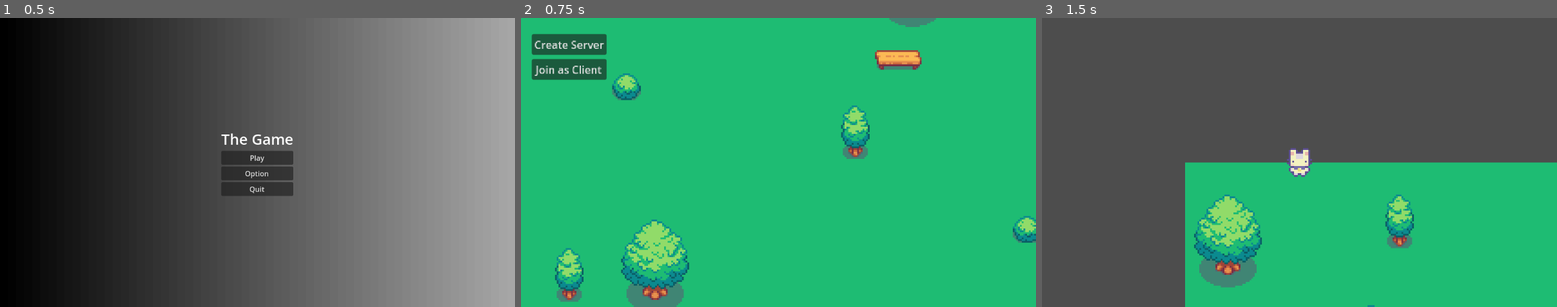
Above: before the commit, frames 1-3 (left to right).
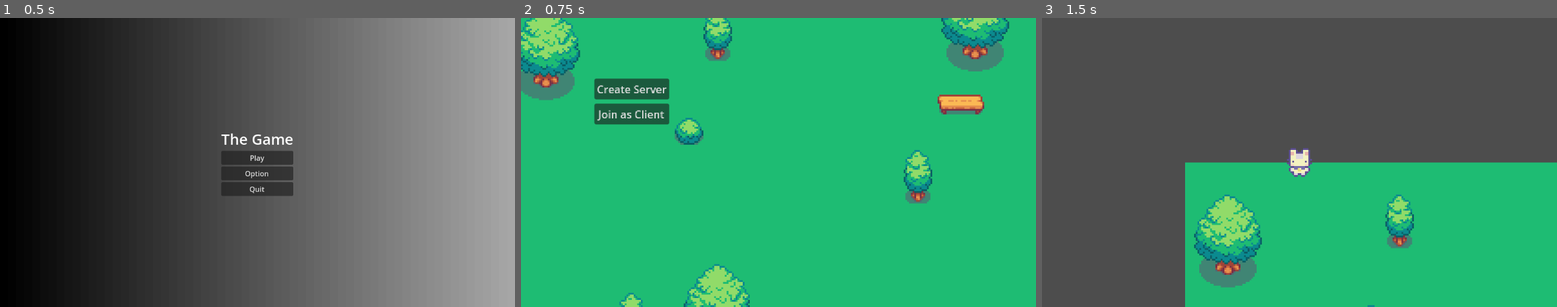
Above: after the commit, the same moments.

Repository: Sun-Cy/Projet3
Game: Godot game, scene res://scenes/main_menu.tscn
The game is run twice, just before and just after one commit, with the same random seed, the same clock (stepped at 60 frames per second) and the same inputs.
Inputs:
- Up to frame 1 (0.5 s): no input
- Up to frame 2 (0.75 s): click "Play" at 0.5 s
- Up to frame 3 (1.5 s): click "Create Server" at 1.25 s

Frame 1 is identical in both runs. In frame 2, 15% of the frame differs, in the area x 0-100%, y 0-100%; in frame 3, nothing differs.

Commit message:
Regler plusieurs bug dans les settgins et bouger la camera de debut de jeu

Diff:
--- a/option.gd
+++ b/option.gd
@@ -26,13 +26,22 @@
 func _set_window_mode(fullscreen: bool, borderless: bool) -> void:
 	var w := get_window()
 	if fullscreen:
+		# Real fullscreen — Godot will also set borderless=true internally.
 		w.mode = Window.MODE_FULLSCREEN
-	elif borderless:
-		w.mode = Window.MODE_WINDOWED
-		w.borderless = true
-	else:
-		w.mode = Window.MODE_WINDOWED
-		w.borderless = false
+		w.borderless = false  # (Optional) keep your non-FS states clean afterwards.
+		return
+
+	# Windowed path
+	w.mode = Window.MODE_WINDOWED
+	w.borderless = borderless
+
+	if borderless:
+		# Make it *cover* the current screen: set size and move to (0,0) on that screen.
+		var screen := w.current_screen
+		var size  := DisplayServer.screen_get_size(screen)
+		w.size = size
+		w.position = DisplayServer.screen_get_position(screen)  # usually (0,0) for that monitor
+
 
 
 func _set_ui_scale(f: float) -> void:
@@ -40,19 +49,19 @@
 
 
 func _set_vsync(enable: bool) -> void:
-	ProjectSettings.set_setting("display/window/vsync/vsync_mode", enable if "enabled" else "disabled")
-
+	# Change at runtime via DisplayServer, not ProjectSettings.
+	DisplayServer.window_set_vsync_mode(enable if DisplayServer.VSYNC_ENABLED else DisplayServer.VSYNC_DISABLED)
 
 
 func _set_fps_cap(cap: int) -> void:
-	ProjectSettings.set_setting("application/run/max_fps", cap)
-	settings.display.cap_fps = cap
+	Engine.max_fps = max(0, cap)   # 0 = uncapped
+	settings.display.fps_cap = Engine.max_fps
 
 
 func _set_bus_volume(bus_name: String, linear_0_1: float) -> void:
 	var idx := AudioServer.get_bus_index(bus_name)
-	var db := linear_to_db(clamp(linear_0_1,0.0,1.0))
-	AudioServer.set_bus_volume_db(idx, db)
+	if idx == -1: return
+	AudioServer.set_bus_volume_db(idx, linear_to_db(clamp(linear_0_1, 0.0, 1.0)))
 
 
 var _waiting_for_action: StringName = &""
@@ -104,7 +113,7 @@
 			_set_window_mode(false, true)
 			settings.display.mode = "borderless"
 		WindowMode.FULLSCREEN:
-			_set_window_mode(true, true)
+			_set_window_mode(true, false)
 			settings.display.mode = "fullscreen"
 
 	save_settings()
--- a/scenes/game.tscn
+++ b/scenes/game.tscn
@@ -39,7 +39,7 @@
 text = "Create Server"
 
 [node name="DefaultCamera" type="Camera2D" parent="."]
-position = Vector2(125, 130)
+position = Vector2(90, 105)
 zoom = Vector2(4, 4)
 
 [connection signal="pressed" from="CreateClient" to="MultiplayerSpawner" method="_on_create_client_pressed"]
Not shown, changed: journal.md
